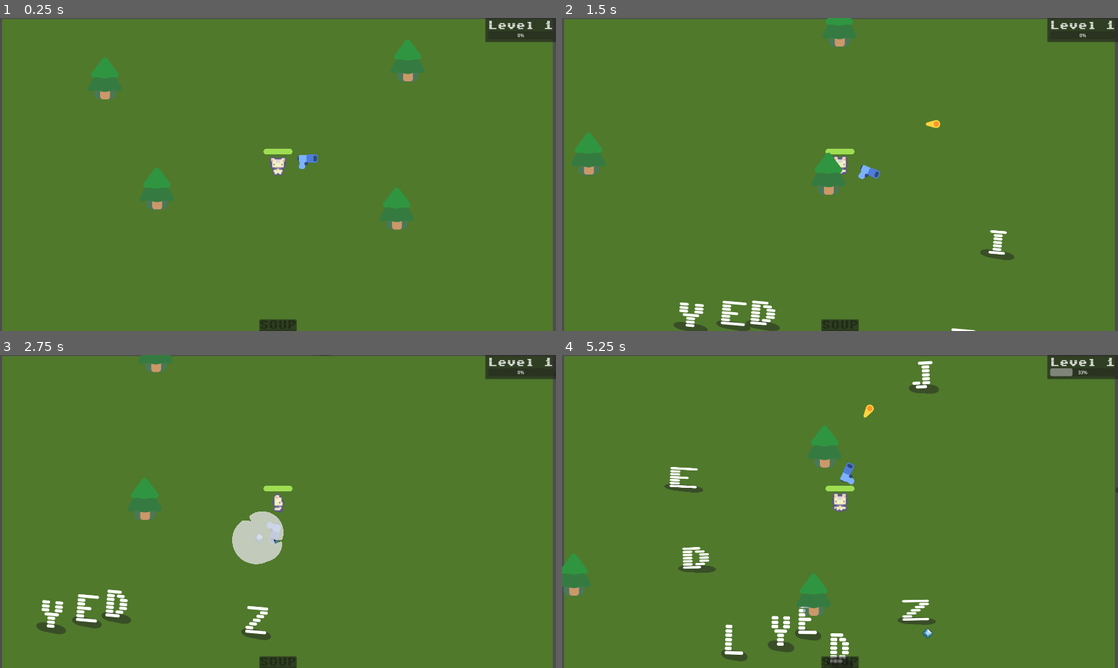
Above: before the commit, frames 1-4 (two rows, left to right).
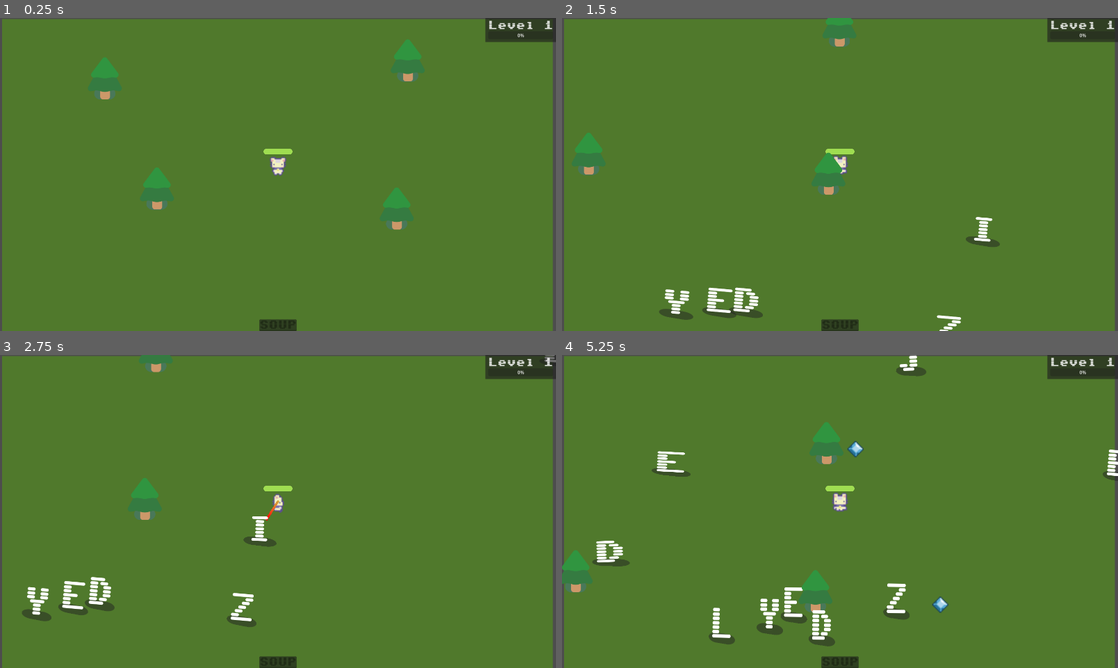
Above: after the commit, the same moments.

Repository: cu-jonas/cozy_cook
Game: Godot game, scene res://main.tscn
The game is run twice, just before and just after one commit, with the same random seed, the same clock (stepped at 60 frames per second) and the same inputs.
Inputs:
- Up to frame 1 (0.25 s): no input
- Up to frame 2 (1.5 s): tap Enter at 0.5 s; hold D (move_right) 0.53-1.28 s; hold S (move_down) from 1.28 s (still down)
- Up to frame 3 (2.75 s): release S (move_down) at 2.03 s; hold D (move_right) from 2.03 s (still down)
- Up to frame 4 (5.25 s): release D (move_right) at 2.78 s; hold W (move_up) 2.78-3.53 s; hold A (move_left) 3.53-5.03 s; hold S (move_down) from 5.03 s (still down)

The runs differ from the first frame. In frame 1, 0.1% of the frame differs, in the area x 53-58%, y 43-49%; in frame 2, 2.3%; in frame 3, 3.3%; in frame 4, 5.0%, in the area x 0-100%, y 0-99%.

Commit message:
added laser weapon

Diff:
--- a/characters/glyphy/glyphy.tscn
+++ b/characters/glyphy/glyphy.tscn
@@ -120,18 +120,6 @@
 "update": 0,
 "values": [-5, 5, -5]
 }
-tracks/2/type = "value"
-tracks/2/imported = false
-tracks/2/enabled = true
-tracks/2/path = NodePath(".:position:y")
-tracks/2/interp = 2
-tracks/2/loop_wrap = true
-tracks/2/keys = {
-"times": PackedFloat32Array(0, 0.3, 0.6),
-"transitions": PackedFloat32Array(1, 1, 1),
-"update": 0,
-"values": [0, -5, 0]
-}
 
 [sub_resource type="AnimationLibrary" id="AnimationLibrary_rl4ef"]
 _data = {
@@ -147,8 +135,17 @@
 
 [node name="Label" type="Label" parent="."]
 unique_name_in_owner = true
-offset_right = 100.0
-offset_bottom = 101.0
+anchors_preset = 8
+anchor_left = 0.5
+anchor_top = 0.5
+anchor_right = 0.5
+anchor_bottom = 0.5
+offset_left = -50.0
+offset_top = -50.0
+offset_right = 50.0
+offset_bottom = 51.0
+grow_horizontal = 2
+grow_vertical = 2
 rotation = -0.0872665
 theme_override_fonts/font = ExtResource("1_tm2w0")
 theme_override_font_sizes/font_size = 100
--- a/characters/mob/mob.gd
+++ b/characters/mob/mob.gd
@@ -3,7 +3,7 @@
 
 @onready var player = get_node("/root/Main/Game/CatPlayer")
 
-var health = 3
+var health = 100
 
 signal mob_defeated
 
@@ -11,17 +11,18 @@
 	%Glyphy.play_walk()
 
 func _physics_process(_delta: float):
-	var direction = global_position.direction_to(player.global_position)
-	velocity = direction * 150.0
-	move_and_slide()
+	if player:
+		var direction = global_position.direction_to(player.global_position)
+		velocity = direction * 150.0
+		move_and_slide()
 
-func take_damage():
-	health -= 1
+func take_damage(damage: float):
+	health -= damage
 
 	%Glyphy.play_hurt()
-	AudioManager.play_sfx("EnemyHit", 0, true)
+	#AudioManager.play_sfx("EnemyHit", 0, true)
 
-	if health == 0:
+	if health <= 0:
 		call_deferred("_die")
 
 func _die():
--- a/characters/mob/mob.tscn
+++ b/characters/mob/mob.tscn
@@ -1,24 +1,18 @@
-[gd_scene load_steps=5 format=3 uid="uid://dw1d2ljfsko4"]
+[gd_scene load_steps=4 format=3 uid="uid://dw1d2ljfsko4"]
 
-[ext_resource type="PackedScene" uid="uid://ogik4s70pgwl" path="res://characters/slime/slime.tscn" id="1_dy6sc"]
 [ext_resource type="Script" uid="uid://c2l46rwmi02rp" path="res://characters/mob/mob.gd" id="1_nokgg"]
 [ext_resource type="PackedScene" uid="uid://bfgmchppptbbp" path="res://characters/glyphy/glyphy.tscn" id="3_w34ve"]
 
 [sub_resource type="CircleShape2D" id="CircleShape2D_nokgg"]
-radius = 50.0899
+radius = 45.1774
 
 [node name="Mob" type="CharacterBody2D"]
 collision_layer = 3
 collision_mask = 3
 script = ExtResource("1_nokgg")
 
-[node name="Slime" parent="." instance=ExtResource("1_dy6sc")]
-unique_name_in_owner = true
-visible = false
-
 [node name="Glyphy" parent="." instance=ExtResource("3_w34ve")]
 unique_name_in_owner = true
 
 [node name="CollisionShape2D" type="CollisionShape2D" parent="."]
-position = Vector2(0, -28)
 shape = SubResource("CircleShape2D_nokgg")
--- a/characters/player_cat/player_cat.gd
+++ b/characters/player_cat/player_cat.gd
@@ -7,8 +7,8 @@
 	3,5,10,15
 ]
 
-var weapon_speed: Array = [
-	.5, .4, .3, .2, .1, .05
+var weapon_dps: Array = [
+	100, 150, 200, 250, 300, 350
 ]
 
 signal health_depleted
@@ -59,7 +59,7 @@
 func _on_level_up() -> void:
 		AudioManager.play_sfx("PlayerLevelUp", 0, true)
 		scale = Vector2.ONE * (1.0 + (float(level) / 5.0))
-		%Weapon.set_weapon_cooldown(weapon_speed[level])
+		%Laser.set_laser_damage(weapon_dps[level - 1])
 
 func get_xp_progress() -> float:
 	if level - 1 >= xp_requirements.size():
@@ -83,8 +83,8 @@
 	%HealthBar.value = health
 
 	# Reset weapon cooldown
-	if weapon_speed.size() > 0:
-		%Weapon.set_weapon_cooldown(weapon_speed[0])
+	if weapon_dps.size() > 0:
+		%Laser.set_laser_damage(weapon_dps[level - 1])
 
 	# Reset XP bar (emit so UI updates if bound)
 	xp_earned.emit()
--- a/characters/player_cat/player_cat.tscn
+++ b/characters/player_cat/player_cat.tscn
@@ -2,8 +2,8 @@
 
 [ext_resource type="Script" uid="uid://cayi4d37mhgto" path="res://characters/player_cat/player_cat.gd" id="1_mk5fp"]
 [ext_resource type="SpriteFrames" uid="uid://tg5lu6a4yqcp" path="res://characters/player_cat/cat_frames.tres" id="3_ht42k"]
-[ext_resource type="PackedScene" uid="uid://dib33o0j2vmc5" path="res://weapons/pistol/weapon.tscn" id="3_m4gtg"]
 [ext_resource type="Script" uid="uid://dlf5vi7esjhw1" path="res://characters/player_cat/animated_cat.gd" id="4_sjkqh"]
+[ext_resource type="PackedScene" uid="uid://84srdy68exyj" path="res://weapons/laser/laser.tscn" id="5_6vay5"]
 [ext_resource type="AudioStream" uid="uid://cd1y035s8crbo" path="res://audio/sfx/take_damage.wav" id="5_sjkqh"]
 [ext_resource type="AudioStream" uid="uid://c47s2o2n5jfri" path="res://audio/sfx/death.wav" id="6_idf8u"]
 
@@ -87,9 +87,9 @@
 
 [node name="Camera2D" type="Camera2D" parent="."]
 
-[node name="Weapon" parent="." instance=ExtResource("3_m4gtg")]
+[node name="Laser" parent="." instance=ExtResource("5_6vay5")]
 unique_name_in_owner = true
-position = Vector2(0, -31)
+position = Vector2(0, -35)
 
 [node name="HurtBox" type="Area2D" parent="."]
 unique_name_in_owner = true
--- /dev/null
+++ b/weapons/laser/laser.gd
@@ -0,0 +1,99 @@
+extends Area2D
+
+
+@export var max_length := 300
+@export var dps = 100
+@export var growth_time := .1
+
+@onready var line_2d: Line2D = %Line2D
+@onready var line_width := line_2d.width
+@onready var collision_circle : CircleShape2D = %CollisionShape2D.shape
+#@onready var casting_particles: GPUParticles2D = %CastingParticles2D
+#@onready var collision_particles: GPUParticles2D = %CollisionParticles2D
+#@onready var beam_particles: GPUParticles2D = %BeamParticles2D
+
+var tween: Tween = null
+var laser_active := false
+var current_target : Mob
+
+func _ready() -> void:
+	set_length(max_length)
+	%Line2D.visible = false
+
+func _physics_process(delta: float) -> void:
+	var bodies := get_overlapping_bodies()
+	if bodies.is_empty():
+		disappear()
+		%RayCast2D.target_position = Vector2.ZERO
+		return
+
+	var my_pos: Vector2 = global_position
+	var target_enemy: Node2D = null
+	var best_d2 := INF
+
+	# Find closest enemy
+	for b in bodies:
+		if not is_instance_valid(b):
+			continue
+		if not (b is Node2D):
+			continue
+
+		var d2 := my_pos.distance_squared_to(b.global_position)
+		if d2 < best_d2:
+			best_d2 = d2
+			target_enemy = b
+
+	if target_enemy == null:
+		disappear()
+		%RayCast2D.target_position = Vector2.ZERO
+		return
+
+	var local_target = %RayCast2D.to_local(target_enemy.global_position)
+
+	%RayCast2D.target_position = local_target
+	%RayCast2D.force_raycast_update()
+
+	# Compute the line end in THIS node's local space
+	var end_local: Vector2 = local_target
+	if %RayCast2D.is_colliding():
+		end_local = to_local(%RayCast2D.get_collision_point())
+		if target_enemy is Mob:
+			current_target = target_enemy
+			target_enemy.take_damage(dps * delta)
+
+	appear()
+	%Line2D.points[1] = end_local
+
+
+func set_laser_damage(new_dps: float):
+	dps = new_dps
+
+func set_length(new_length: float):
+	collision_circle.radius = new_length
+	%RayCast2D.target_position.y = new_length
+
+
+func appear() -> void:
+	line_2d.visible = true
+
+	if laser_active == true:
+		return
+	laser_active = true
+
+	if tween and tween.is_running():
+		tween.kill()
+	tween = create_tween()
+	tween.tween_property(%Line2D, "width", line_width, growth_time).from(0.0)
+
+
+func disappear() -> void:
+	if laser_active == false:
+		return
+	laser_active = false
+
+	if tween and tween.is_running():
+		tween.kill()
+
+	tween = create_tween()
+	tween.tween_property(%Line2D, "width", 0.0, growth_time).from_current()
+	tween.tween_callback(%Line2D.hide)
--- /dev/null
+++ b/weapons/laser/laser.tscn
@@ -0,0 +1,33 @@
+[gd_scene load_steps=4 format=3 uid="uid://84srdy68exyj"]
+
+[ext_resource type="Script" uid="uid://ds5brf0nua6do" path="res://weapons/laser/laser.gd" id="1_b2cb0"]
+
+[sub_resource type="CircleShape2D" id="CircleShape2D_o2wld"]
+radius = 300.0
+
+[sub_resource type="Gradient" id="Gradient_b2cb0"]
+colors = PackedColorArray(0.833647, 0.660742, 0.252325, 1, 1, 0, 0, 1)
+
+[node name="Laser" type="Area2D"]
+collision_layer = 0
+collision_mask = 2
+script = ExtResource("1_b2cb0")
+
+[node name="CollisionShape2D" type="CollisionShape2D" parent="."]
+unique_name_in_owner = true
+shape = SubResource("CircleShape2D_o2wld")
+
+[node name="RayCast2D" type="RayCast2D" parent="."]
+unique_name_in_owner = true
+target_position = Vector2(0, 0)
+
+[node name="Line2D" type="Line2D" parent="RayCast2D"]
+unique_name_in_owner = true
+points = PackedVector2Array(0, 0, 300, 0)
+width = 8.0
+gradient = SubResource("Gradient_b2cb0")
+joint_mode = 2
+begin_cap_mode = 2
+end_cap_mode = 2
+sharp_limit = 10.0
+antialiased = true
Not shown, added: weapons/laser/laser.gd.uid
